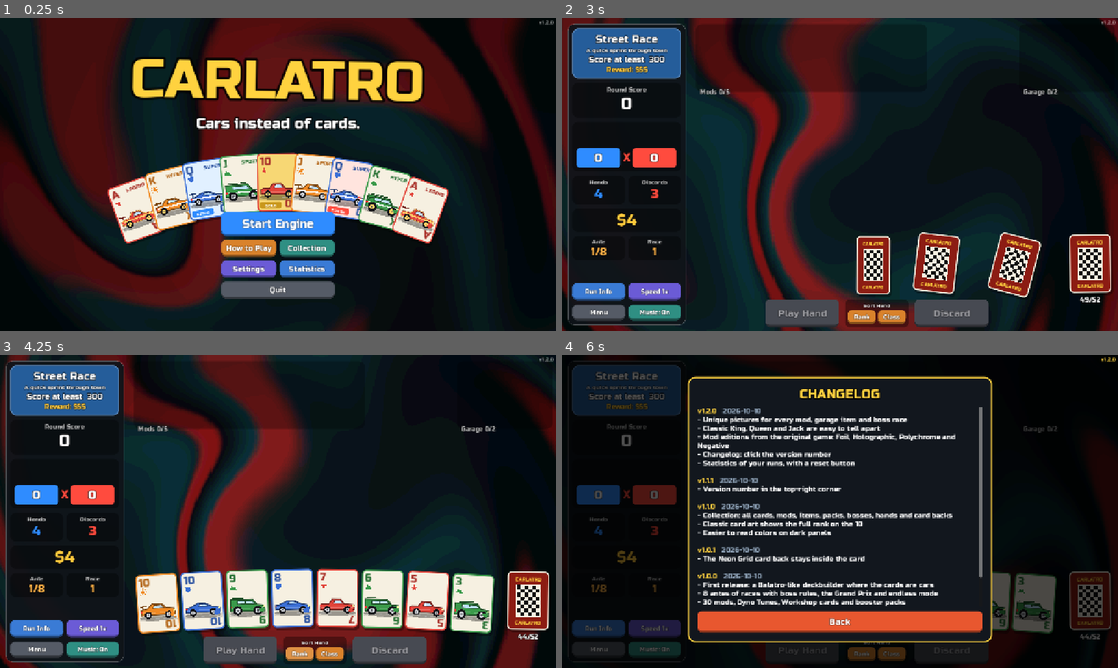
Above: before the commit, frames 1-4 (two rows, left to right).
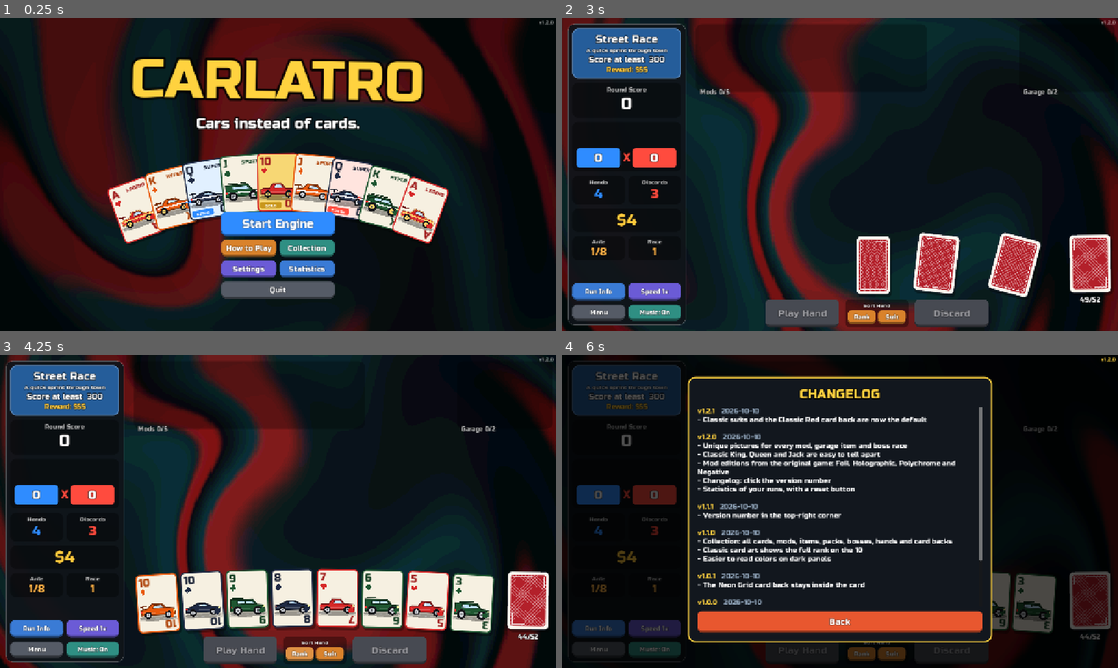
Above: after the commit, the same moments.

Repository: pycz2/carlatro
Game: Godot game, scene res://main.tscn
Same seed, same stepped clock (60 frames per second), same inputs: the game is played once before the commit and once after it.
Inputs (mouse positions are in pixels of both pictures, inside the frame that each line leads up to):
- Up to frame 1 (0.25 s): no input
- Up to frame 2 (3 s): click "Start Engine" at 0.5 s; click "Run Info" at 1.25 s; click "Speed 1x" at 2 s; click "Race!" at 2.75 s
- Up to frame 3 (4.25 s): click "Rank" at 3.5 s
- Up to frame 4 (6 s): click (890, 655) at 4.25 s, where only the run before the commit has a clickable "Class"; click (890, 655) at 5 s, where only the run after the commit has a clickable "Suit"; click "v1.2.0" at 5.75 s

The runs differ from the first frame. In frame 1, 2.1% of the frame differs, in the area x 19-81%, y 43-72%; in frame 2, 5.3%; in frame 3, 4.1%; in frame 4, 8.6%, in the area x 24-99%, y 17-96%.

Commit message:
Make classic suits and the Classic Red back the default
New players start with classic suits and the Classic Red card back.
Settings saved by older versions (no "version" key) switch to them once;
after that the player's choice is kept (settings version 2).

Co-Authored-By: Claude Opus 5.5 <noreply@anthropic.com>

Diff:
--- a/i18n/de.json
+++ b/i18n/de.json
@@ -505,5 +505,6 @@
  "30 mods, Dyno Tunes, Workshop cards and booster packs": "30 Mods, Dyno-Tunes, Werkstatt-Karten und Booster-Packs",
  "Card art and suit themes: cars or classic playing cards, 6 card backs": "Kartenbilder und Farb-Themes: Autos oder klassische Spielkarten, 6 Rückseiten",
  "Procedural music, autosave, settings and 6 languages": "Prozedurale Musik, Autospeichern, Einstellungen und 6 Sprachen",
- "Play in the browser on GitHub Pages": "Im Browser auf GitHub Pages spielen"
+ "Play in the browser on GitHub Pages": "Im Browser auf GitHub Pages spielen",
+ "Classic suits and the Classic Red card back are now the default": "Klassische Farben und die Rückseite „Klassisch Rot“ sind jetzt Standard"
 }
--- a/i18n/es.json
+++ b/i18n/es.json
@@ -505,5 +505,6 @@
  "30 mods, Dyno Tunes, Workshop cards and booster packs": "30 Mods, Afinaciones Dyno, cartas de Taller y sobres",
  "Card art and suit themes: cars or classic playing cards, 6 card backs": "Temas de arte y palos: coches o cartas clásicas, 6 reversos",
  "Procedural music, autosave, settings and 6 languages": "Música procedural, guardado automático, ajustes y 6 idiomas",
- "Play in the browser on GitHub Pages": "Juega en el navegador desde GitHub Pages"
+ "Play in the browser on GitHub Pages": "Juega en el navegador desde GitHub Pages",
+ "Classic suits and the Classic Red card back are now the default": "Los palos clásicos y el reverso Rojo Clásico ahora vienen por defecto"
 }
--- a/i18n/fr.json
+++ b/i18n/fr.json
@@ -505,5 +505,6 @@
  "30 mods, Dyno Tunes, Workshop cards and booster packs": "30 mods, Dyno Tunes, cartes Atelier et boosters",
  "Card art and suit themes: cars or classic playing cards, 6 card backs": "Thèmes d'art et de couleurs : voitures ou cartes classiques, 6 dos de carte",
  "Procedural music, autosave, settings and 6 languages": "Musique procédurale, sauvegarde auto, options et 6 langues",
- "Play in the browser on GitHub Pages": "Jouable dans le navigateur sur GitHub Pages"
+ "Play in the browser on GitHub Pages": "Jouable dans le navigateur sur GitHub Pages",
+ "Classic suits and the Classic Red card back are now the default": "Les couleurs classiques et le dos Rouge classique sont désormais par défaut"
 }
--- a/i18n/pt_BR.json
+++ b/i18n/pt_BR.json
@@ -505,5 +505,6 @@
  "30 mods, Dyno Tunes, Workshop cards and booster packs": "30 mods, Dyno Tunes, cartas da Oficina e pacotes",
  "Card art and suit themes: cars or classic playing cards, 6 card backs": "Temas de arte e naipes: carros ou cartas clássicas, 6 versos",
  "Procedural music, autosave, settings and 6 languages": "Música procedural, salvamento automático, configurações e 6 idiomas",
- "Play in the browser on GitHub Pages": "Jogue no navegador pelo GitHub Pages"
+ "Play in the browser on GitHub Pages": "Jogue no navegador pelo GitHub Pages",
+ "Classic suits and the Classic Red card back are now the default": "Naipes clássicos e o verso Vermelho Clássico agora são o padrão"
 }
--- a/i18n/ru.json
+++ b/i18n/ru.json
@@ -505,5 +505,6 @@
  "30 mods, Dyno Tunes, Workshop cards and booster packs": "30 модов, настройки диностенда, карты Мастерской и бустер-паки",
  "Card art and suit themes: cars or classic playing cards, 6 card backs": "Темы рисунка и мастей: машины или классические игральные карты, 6 рубашек",
  "Procedural music, autosave, settings and 6 languages": "Процедурная музыка, автосохранение, настройки и 6 языков",
- "Play in the browser on GitHub Pages": "Играй в браузере на GitHub Pages"
+ "Play in the browser on GitHub Pages": "Играй в браузере на GitHub Pages",
+ "Classic suits and the Classic Red card back are now the default": "Классические масти и рубашка «Красная классика» теперь по умолчанию"
 }
--- a/i18n/source.json
+++ b/i18n/source.json
@@ -471,6 +471,7 @@
  "Upgrades and Cash Grab work at once. Trick cards need cards: select them in your hand, then click the item and press Use.",
  "Keys: Enter = Play hand, Backspace = Discard, Esc = Menu, M = Music, F11 = Fullscreen. Hover any card for details.",
  "HOW TO PLAY",
+ "Classic suits and the Classic Red card back are now the default",
  "Unique pictures for every mod, garage item and boss race",
  "Classic King, Queen and Jack are easy to tell apart",
  "Mod editions from the original game: Foil, Holographic, Polychrome and Negative",
--- a/i18n/strings.csv
+++ b/i18n/strings.csv
@@ -934,6 +934,7 @@
 "Upgrades and Cash Grab work at once. Trick cards need cards: select them in your hand, then click the item and press U …(704 unchanged characters)…
 "Keys: Enter = Play hand, Backspace = Discard, Esc = Menu, M = Music, F11 = Fullscreen. Hover any card for details.","К …(720 unchanged characters)…
 HOW TO PLAY,КАК ИГРАТЬ,CÓMO JUGAR,ANLEITUNG,COMMENT JOUER,COMO JOGAR
+Classic suits and the Classic Red card back are now the default,Классические масти и рубашка «Красная классика» теперь по умолчанию,Los palos clásicos y el reverso Rojo Clásico ahora vienen por defecto,Klassische Farben und die Rückseite „Klassisch Rot“ sind jetzt Standard,Les couleurs classiques et le dos Rouge classique sont désormais par défaut,Naipes clássicos e o verso Vermelho Clássico agora são o padrão
 "Unique pictures for every mod, garage item and boss race","Уникальные картинки для каждого мода, предмета гаража и гон …(287 unchanged characters)…
 "Classic King, Queen and Jack are easy to tell apart","Классических Короля, Даму и Валета теперь легко различить","En e …(248 unchanged characters)…
 "Mod editions from the original game: Foil, Holographic, Polychrome and Negative","Издания модов из оригинальной игры:  …(379 unchanged characters)…
--- a/scripts/changelog.gd
+++ b/scripts/changelog.gd
@@ -3,6 +3,9 @@
 ## Add an entry for every release: deploy_web.sh refuses to release a version without one.
 
 const ENTRIES := [
+	{"version": "1.2.1", "date": "2026-10-10", "items": [
+		"Classic suits and the Classic Red card back are now the default",
+	]},
 	{"version": "1.2.0", "date": "2026-10-10", "items": [
 		"Unique pictures for every mod, garage item and boss race",
 		"Classic King, Queen and Jack are easy to tell apart",
--- a/scripts/data.gd
+++ b/scripts/data.gd
@@ -9,8 +9,8 @@
 ## <field>_cards_suits (both). pick() chooses the most specific one; "%s" in a text is the suit name.
 
 static var classic_art := false
-static var classic_suits := false
-static var back_style := 0
+static var classic_suits := true
+static var back_style := 4  # Classic Red
 
 const SUIT_NAMES := ["Muscle", "JDM", "Euro", "Offroad"]
 const SUIT_COLORS := [Color("e2443a"), Color("f08a24"), Color("3b6fd6"), Color("3a9a4a")]
--- a/scripts/game.gd
+++ b/scripts/game.gd
@@ -1921,8 +1921,11 @@
 	shake_on = cfg.get_value("settings", "shake", true)
 	fullscreen = cfg.get_value("settings", "fullscreen", false)
 	Data.classic_art = cfg.get_value("settings", "classic_art", false)
-	Data.classic_suits = cfg.get_value("settings", "classic_suits", false)
-	Data.back_style = posmod(cfg.get_value("settings", "back", 0), Data.BACKS.size())
+	Data.classic_suits = cfg.get_value("settings", "classic_suits", true)
+	Data.back_style = posmod(cfg.get_value("settings", "back", 4), Data.BACKS.size())
+	if cfg.get_value("settings", "version", 1) < 2:  # v1.2.1: classic suits and back became the default
+		Data.classic_suits = true
+		Data.back_style = 4
 	var loc: String = cfg.get_value("settings", "locale", "")
 	if loc != "":
 		TranslationServer.set_locale(loc)
@@ -1939,6 +1942,7 @@
 	cfg.set_value("settings", "classic_art", Data.classic_art)
 	cfg.set_value("settings", "classic_suits", Data.classic_suits)
 	cfg.set_value("settings", "back", Data.back_style)
+	cfg.set_value("settings", "version", 2)
 	cfg.set_value("settings", "locale", TranslationServer.get_locale())
 	cfg.save(SETTINGS_PATH)
 
Binary file changed: i18n/strings.de.translation
Binary file changed: i18n/strings.es.translation
Binary file changed: i18n/strings.fr.translation
Binary file changed: i18n/strings.pt_BR.translation
Binary file changed: i18n/strings.ru.translation
